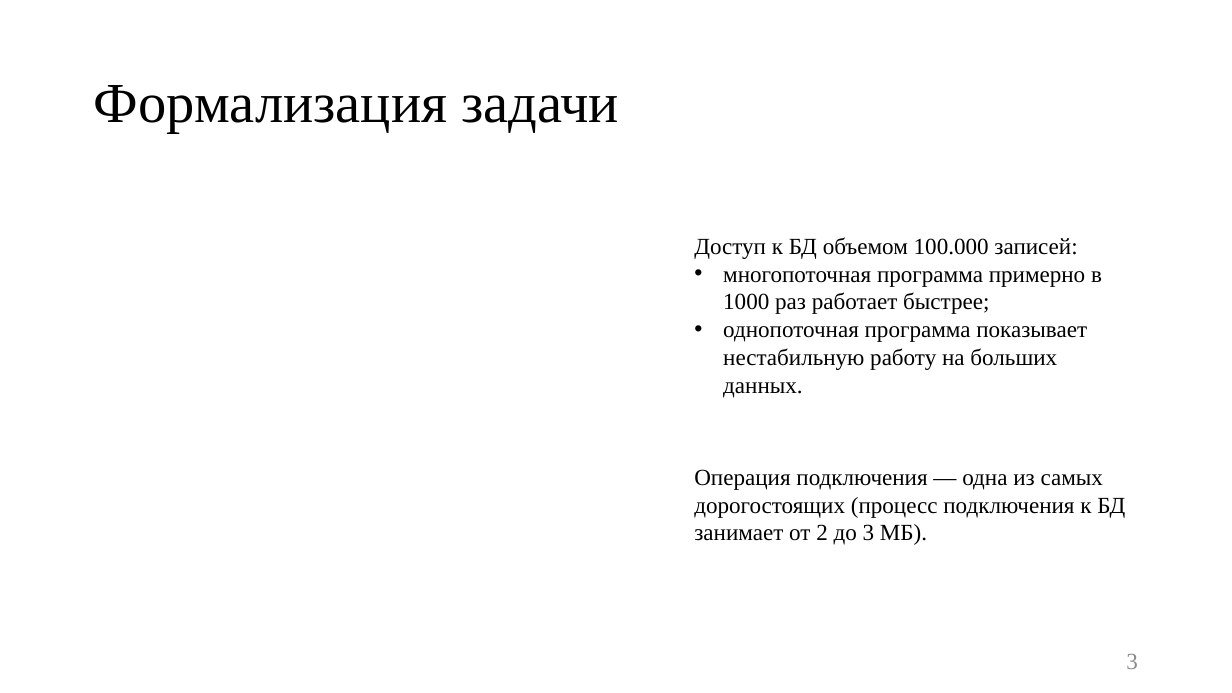
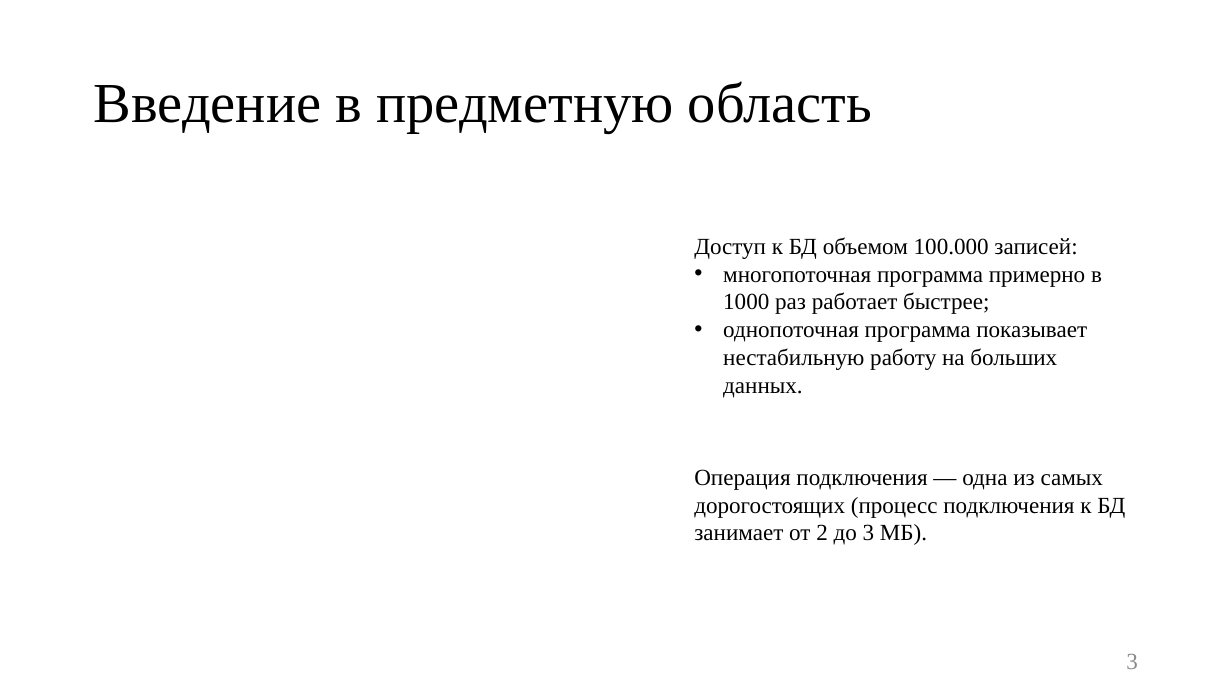
Before and after one commit to platosha-git/Diplom-theory, a slide deck: slide 3 of Презентация.pptx. Drawn at 1232x693 pixels with LibreOffice and Linux fonts; fonts in the diff are those of the drawing. Boxes give left, top, right and bottom in pixels: in the first picture for what was removed or moved away, otherwise in the second. Text is boxed around its words. In the diff, an @@ line names an element or a change of style, - is before the commit and + after.

```diff
--- a/Презентация.pptx
+++ b/Презентация.pptx
@@ title at (94,81,872,133): text changed @@
-Формализация задачи
+Введение в предметную область
```
Also in this commit, not shown: 10 other slides changed, 3 slides added, 2 slides removed, 10 other files.
